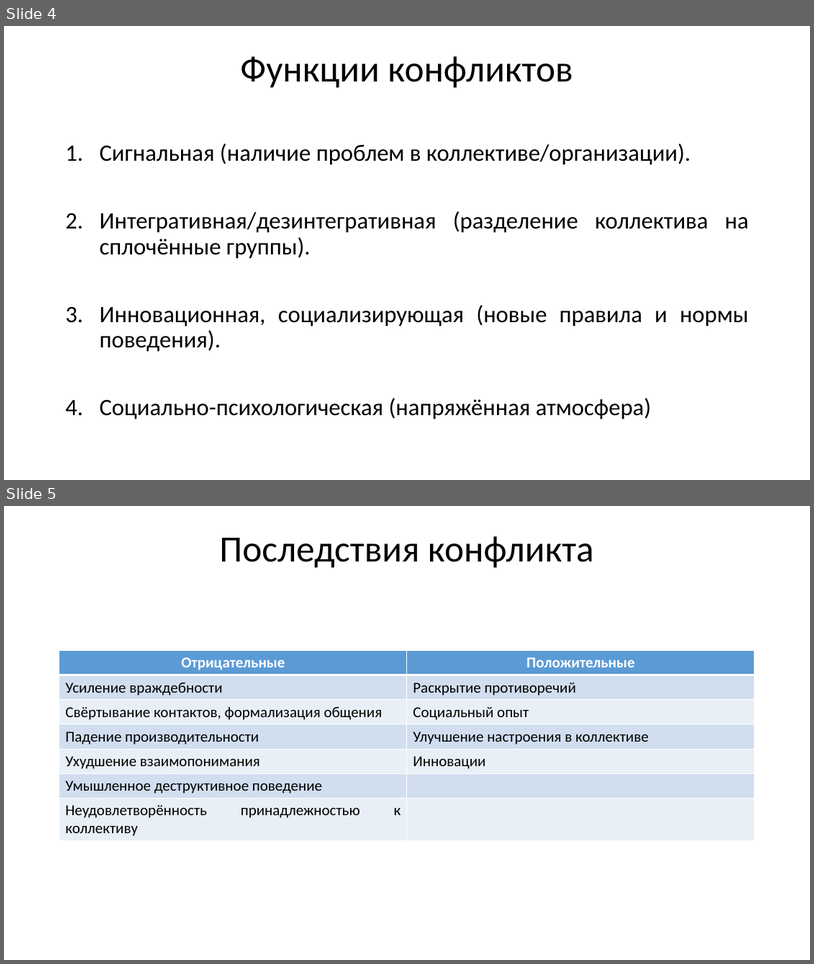
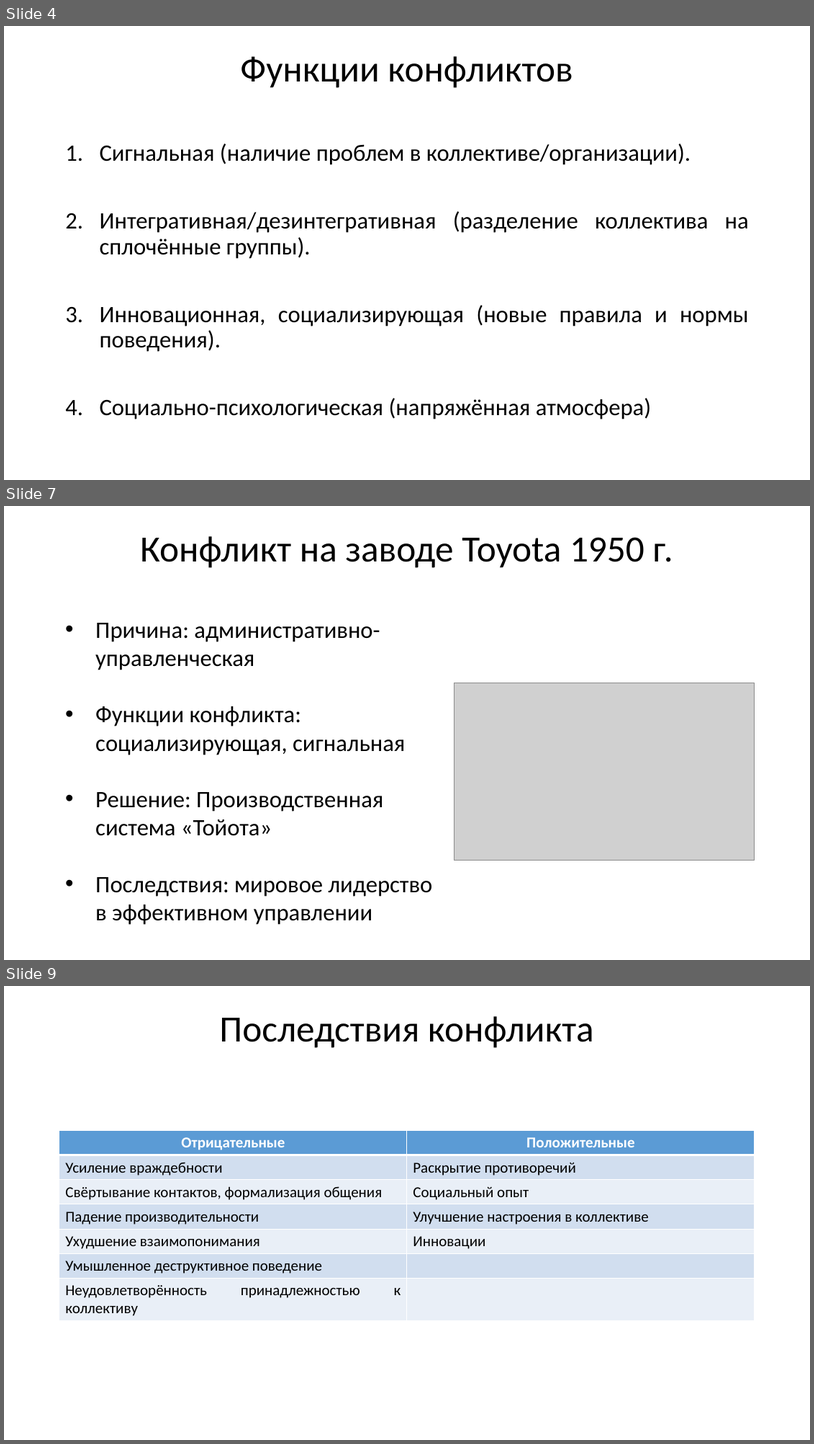
Before and after one commit to xypeXs/magistrLabs, a slide deck: TeamManagement/Report.pptx. Shown one above the other, each under a label of ours: slides 4 and 5 before the commit, slides 4, 7 and 9 after it; the slides between them are not shown. The pictures are 814x964 and 814x1444 pixels, drawn with LibreOffice and Linux fonts; fonts in the diff are those of the drawing; grey boxes stand for pictures. Boxes give left, top, right and bottom in pixels: in the first picture for what was removed or moved away, otherwise in the second. Text is boxed around its words. In the diff, an @@ line names an element or a change of style, - is before the commit and + after.

```diff
--- a/TeamManagement/Report.pptx
+++ b/TeamManagement/Report.pptx
@@ slide 7 added at [4,506,810,960], background #FFFFFF @@
@@ title added at [140,536,674,568], 44 pt, text #000000 @@
+Конфликт на заводе Toyota 1950 г.
@@ text added at [95,623,433,924], 28 pt, text #000000 @@
+• Причина: административно-управленческая
+• Функции конфликта: социализирующая, сигнальная
+• Решение: Производственная система «Тойота»
+• Последствия: мировое лидерство в эффективном управлении
@@ picture added at [455,682,755,860] @@
@@ what was slide 5 is now slide 9 @@
```
Also in this commit, not shown: 1 slide changed, 3 other slides added, 1 other file.
